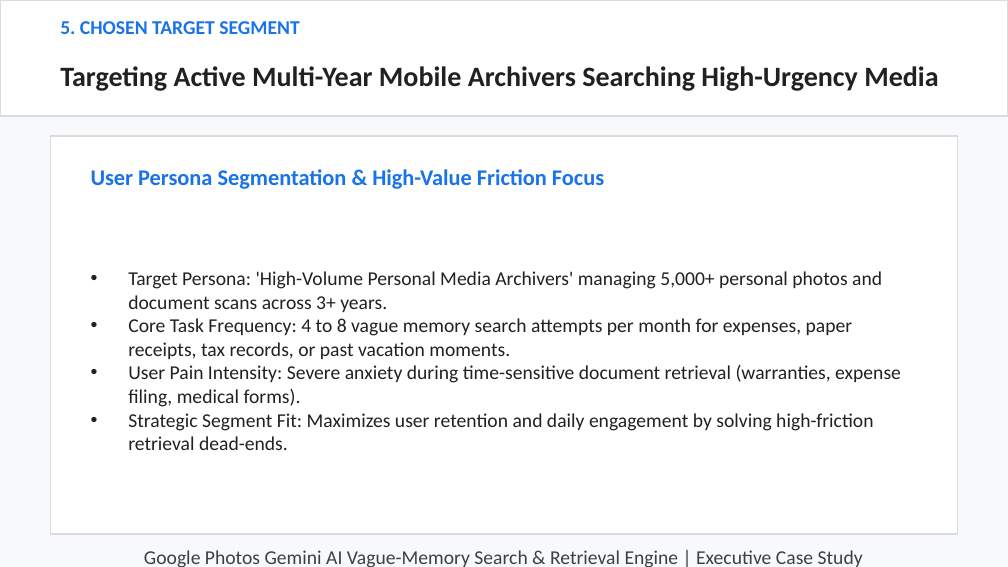
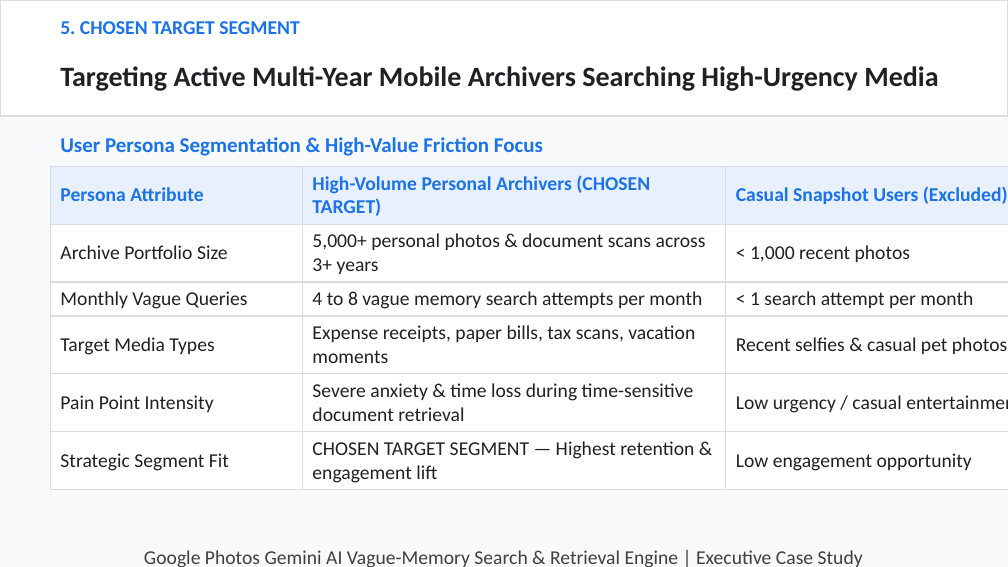
Before and after one commit to hatakekakashi05/google-photos-vague-memory-, a slide deck: slide 5 of output/NL_GooglePhotos.pptx. Drawn at 1008x567 pixels with LibreOffice and Linux fonts; fonts in the diff are those of the drawing. Boxes give left, top, right and bottom in pixels: in the first picture for what was removed or moved away, otherwise in the second. Text is boxed around its words. In the diff, an @@ line names an element or a change of style, - is before the commit and + after.

Commit message:
Generate heavy data-table driven 10-slide presentation deck NL_GooglePhotos.pptx

```diff
--- a/output/NL_GooglePhotos.pptx
+++ b/output/NL_GooglePhotos.pptx
@@ text "User Persona Segmentation & High-Value ...": place and size @@
-text "User Persona Segmentation & High-Value ..." at (91,169,604,189)
+text "User Persona Segmentation & High-Value ..." at (60,137,543,156)
@@ text "User Persona Segmentation & High-Value ..." at (60,137,543,156): size 16 to 15 pt @@
@@ rectangle removed at (50,136,958,534) @@
@@ table added at (50,166,1008,487), 6 rows, 3 columns @@
+Persona Attribute | High-Volume Personal Archivers (CHOSEN TARGET) | Casual Snapshot Users (Excluded)
+Archive Portfolio Size | 5,000+ personal photos & document scans across 3+ years | < 1,000 recent photos
+Monthly Vague Queries | 4 to 8 vague memory search attempts per month | < 1 search attempt per month
+Target Media Types | Expense receipts, paper bills, tax scans, vacation moments | Recent selfies & casual pet photos
+Pain Point Intensity | Severe anxiety & time loss during time-sensitive document retrieval | Low urgency / casual entertainment
+Strategic Segment Fit | CHOSEN TARGET SEGMENT — Highest retention & engagement lift | Low engagement opportunity
@@ text removed at (128,271,901,450) @@
-• Target Persona: 'High-Volume Personal Media Archivers' managing 5,000+ personal photos and document scans across 3+ years.
-• Core Task Frequency: 4 to 8 vague memory search attempts per month for expenses, paper receipts, tax records, or past vacation moments.
-• User Pain Intensity: Severe anxiety during time-sensitive document retrieval (warranties, expense filing, medical forms).
-• Strategic Segment Fit: Maximizes user retention and daily engagement by solving high-friction retrieval dead-ends.
```
Also in this commit, not shown: 8 other slides changed, 1 slide added, 1 slide removed, 2 other files.
